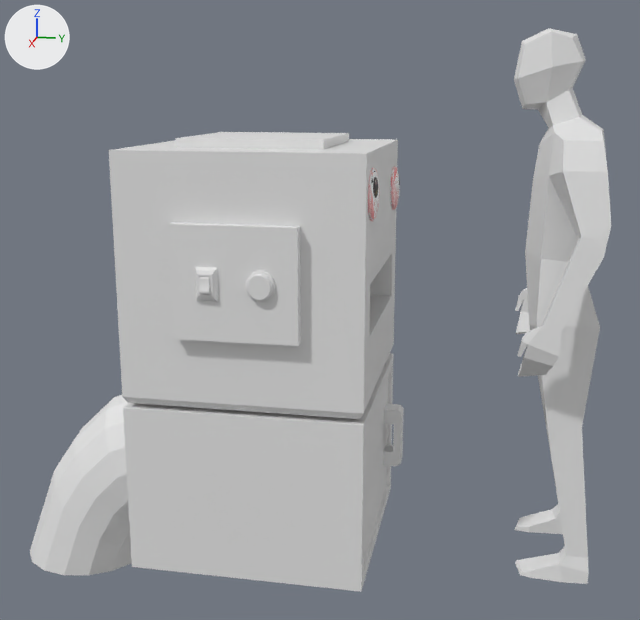
The Blender file blender/objetos/BoxShooter/boxShooter.blend, before and after one commit.
The view is the same before and after, from a 50 mm camera at (2.93, 1.82, 1.56) aimed at (0.0, 1.24, 0.83). Lighting does not change. The marker at upper left points along +X, +Y and +Z.
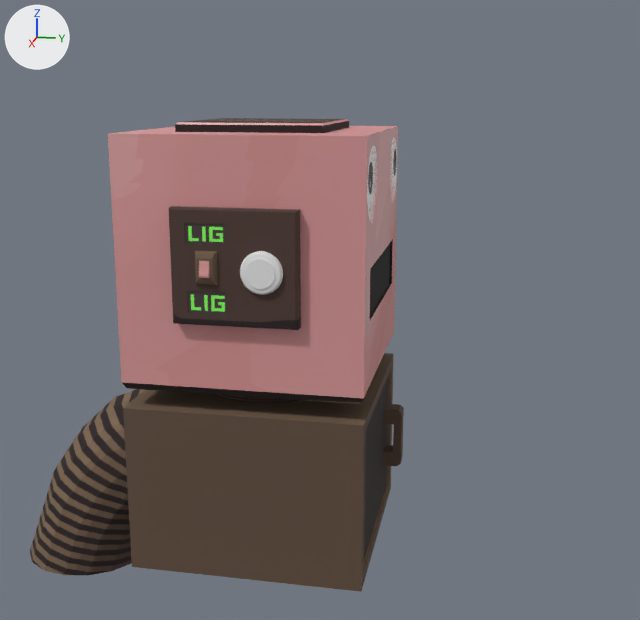
Commit message: Modelo Box Throwing machine

Where the change shows, as pixel boxes (x1, y1, x2, y2) in the pictures (640 x 620 px; the box of a moved part takes in the faces that stretch with it):
'Cube', reshaped, moved
    before: (109, 132, 398, 419)
    after: (108, 118, 398, 404)
'Human.001', deleted
    before: (514, 28, 611, 584)
'Cube.003', added
    after: (30, 389, 144, 575)
'Cylinder', added
    after: (240, 251, 283, 295)
'Plane', added
    after: (367, 137, 397, 223)
'Cube.005', added (black)
    after: (370, 243, 390, 315)
'Cube.004', added (brown)
    after: (195, 251, 218, 286)
'Icosphere', deleted
    before: (368, 168, 380, 222)
'Cube.001', moved
    before: (199, 276, 210, 294)
    after: (199, 260, 210, 278)
'Icosphere.001', no longer drawn
    before: (391, 167, 400, 210)
part 1 of me_cube, cut back
    before: (169, 132, 349, 346)
    after: (169, 118, 349, 330)
part 2 of me_cube, surface changed (grey to brown)
    both: (364, 140, 398, 397)
part 3 of me_cube, recoloured (grey to brown)
    both: (109, 150, 367, 398)
part 4 of me_cube_003, moved or reshaped (not visible afterwards)
    before: (30, 395, 132, 575)
part 5 of me_cube_003, recoloured (grey to brown)
    both: (123, 353, 404, 592)

The change, as a diff of the scene's bpy script:
```diff
--- a/blender/objetos/BoxShooter/boxShooter.blend.py
+++ b/blender/objetos/BoxShooter/boxShooter.blend.py
@@ me_cube @@
-me_cube.from_pydata(...)  # 182 vertices, 152 faces; spans x -0.392..0.449, y -0.392..0.392, z -0.299..0.835
+me_cube.from_pydata(...)  # 108 vertices, 92 faces; spans x -0.392..0.428, y -0.392..0.392, z -0.14..0.835
+# me_cube part 1: 20 vertices moved from x -0.262..0.428, y -0.262..0.262, z -0.299..0.593 to x -0.262..0.428, y -0.262..0.262, z -0.14..0.593; 104 vertices removed from x -0.236..0.449, y -0.236..0.236, z 0.236..0.835; 30 vertices added at x -0.236..0.428, y -0.236..0.236, z 0.236..0.835
+# me_cube part 2: 45 kept faces spanning x -0.392..0.423, y -0.392..0.392, z -0.14..0.806 get new texture (UV) coordinates
+# me_cube part 3: 56 faces spanning x -0.392..0.423, y -0.392..0.392, z -0.14..0.806 switch from no material to mat_boxshootermat (picture img_texture_png)
@@ me_cube_003 @@
 # used by ob_cube_002; location = (0.0, 1.059, 0.285); scale = (0.392, 0.392, 0.284)
-me_cube_003.from_pydata(...)  # 124 vertices, 107 faces; spans x -1.0..1.0, y -2.48..1.14, z -1.61..1.0
+me_cube_003.from_pydata(...)  # 124 vertices, 95 faces; spans x -1.0..1.0, y -1.0..1.14, z -1.0..1.0
+# me_cube_003 part 4
+# 64 vertices are removed from x -0.55..0.55, y -2.48..-1.04, z -1.61..0.6
+# 65 faces are deleted
+# 56 vertices are added at x -1.0..-0.96, y -0.46..0.46, z -0.75..0.18
+# 8 new vertices lie (0.04, 0.0, 0.0) away from vertices in x -1.0, y -0.46..0.46, z -0.75..0.18
+# 53 new faces join them
+# me_cube_003 part 5: 42 faces spanning x -1.0..1.0, y -1.0..1.14, z -1.0..1.0 switch from no material to mat_boxshootermat (picture img_texture_png)
@@ ob_cube @@
 ob_cube = bpy.data.objects.new('Cube', me_cube)
-ob_cube.location = (0.0, 1.059, 0.584)
+ob_cube.location = (0.0, 1.059, 0.633)
@@ ob_icosphere @@
-ob_icosphere = bpy.data.objects.new('Icosphere', me_icosphere)
@@ ob_human_001 @@
-ob_human_001 = bpy.data.objects.new('Human.001', me_cube_006)
@@ ob_cube_001 @@
 ob_cube_001 = bpy.data.objects.new('Cube.001', me_cube_001)
+ob_cube_001.parent = ob_cube_004
+ob_cube_001.matrix_parent_inverse = Matrix(((1.0, 0.0, 0.0, -0.439), (0.0, 1.0, 0.0, -0.976), (0.0, 0.0, 1.0, -1.048), (0.0, 0.0, 0.0, 1.0)))
 ob_cube_001.location = (0.441, 0.975, 0.999)
@@ ob_cube_004 @@
+ob_cube_004 = bpy.data.objects.new('Cube.004', me_cube_005)  # 28 vertices, 20 faces; spans x -0.011..0.0067, y -0.0345..0.0345, z -0.053..0.0515; in mat_boxshootermat (picture img_texture_png)
+ob_cube_004.parent = ob_cube
+ob_cube_004.location = (0.439, 0.976, 0.999)
@@ ob_plane @@
+ob_plane = bpy.data.objects.new('Plane', me_plane)  # 25 vertices, 16 faces; spans x -1.16..1.16, y -1.16..1.16, z 0.0; in mat_eyemat (picture img_eyetexture_png); modifiers MIRROR
+ob_plane.parent = ob_cube
+ob_plane.location = (-0.26, 1.451, 1.289)
+ob_plane.rotation_euler = (1.571, 0.0, 0.0)  # degrees (90, 0, 0)
+ob_plane.scale = (0.101, 0.101, 0.101)
@@ ob_cube_005 @@
+ob_cube_005 = bpy.data.objects.new('Cube.005', me_cube_007)  # a box spanning x -0.288..0.288, y -0.005..0.005, z -0.082..0.232; in mat_boxshootermat (picture img_texture_png)
+ob_cube_005.parent = ob_cube
+ob_cube_005.location = (0.0, 1.437, 0.926)
@@ ob_cube_003 @@
+ob_cube_003 = bpy.data.objects.new('Cube.003', me_cube_004)  # 80 vertices, 64 faces; spans x -0.55..0.55, y -2.48..-1.0, z -1.61..0.91; in mat_boxshootermat (picture img_texture_png)
+ob_cube_003.location = (0.0, 1.059, 0.285)
+ob_cube_003.scale = (0.392, 0.392, 0.284)
@@ ob_cylinder @@
+ob_cylinder = bpy.data.objects.new('Cylinder', me_cylinder)  # 192 vertices, 161 faces; spans x -0.0096..0.0057, y -0.0351..0.0351, z -0.0351..0.0351
+ob_cylinder.parent = ob_cube
+ob_cylinder.location = (0.44, 1.146, 0.991)
+ob_cylinder.scale = (1.39, 1.87, 1.87)
```
